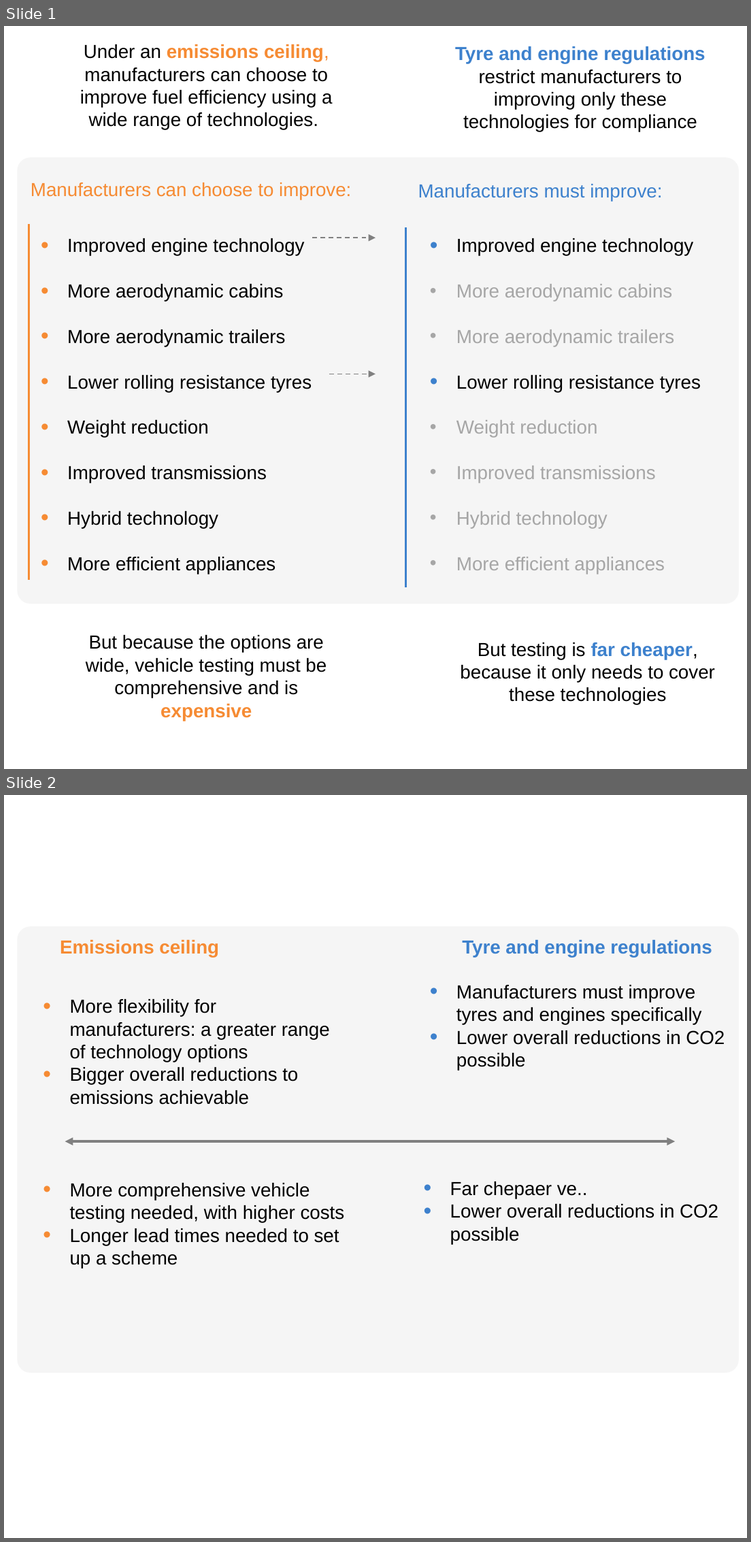
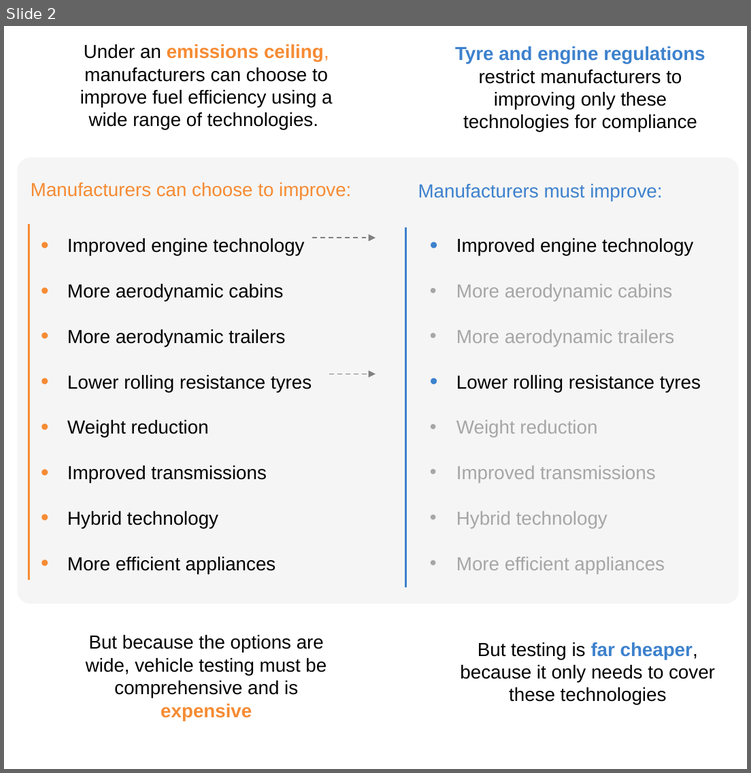
Before and after one commit to grattan/grattan-truck-model, a slide deck: tech-regs-explanatory-chart.pptx. Shown one above the other, each under a label of ours: slides 1 and 2 before the commit, slide 2 after it. The pictures are 751x1542 and 751x773 pixels, drawn with LibreOffice and Linux fonts; fonts in the diff are those of the drawing. Boxes give left, top, right and bottom in pixels: in the first picture for what was removed or moved away, otherwise in the second. Text is boxed around its words. In the diff, an @@ line names an element or a change of style, - is before the commit and + after.

```diff
--- a/tech-regs-explanatory-chart.pptx
+++ b/tech-regs-explanatory-chart.pptx
@@ slide 2 removed at [4,795,747,1538], background #FFFFFF @@
@@ rounded rectangle removed at [17,926,738,1372] @@
@@ text removed at [60,940,219,957] @@
-Emissions ceiling
@@ text removed at [462,940,711,957] @@
-Tyre and engine regulations
@@ text removed at [456,985,724,1070] @@
-• Manufacturers must improve tyres and engines specifically
-• Lower overall reductions in CO2 possible
@@ text removed at [70,999,330,1104] @@
-• More flexibility for manufacturers: a greater range of technology options
-• Bigger overall reductions to emissions achievable
@@ double arrow removed from (65, 1142) to (675, 1142) @@
@@ text removed at [450,1181,718,1244] @@
-• Far chepaer ve..
-• Lower overall reductions in CO2 possible
@@ text removed at [70,1183,345,1268] @@
-• More comprehensive vehicle testing needed, with higher costs
-• Longer lead times needed to set up a scheme
@@ what was slide 1 is now slide 2 @@
```
Also in this commit, not shown: 2 slides added, 35 other files.
